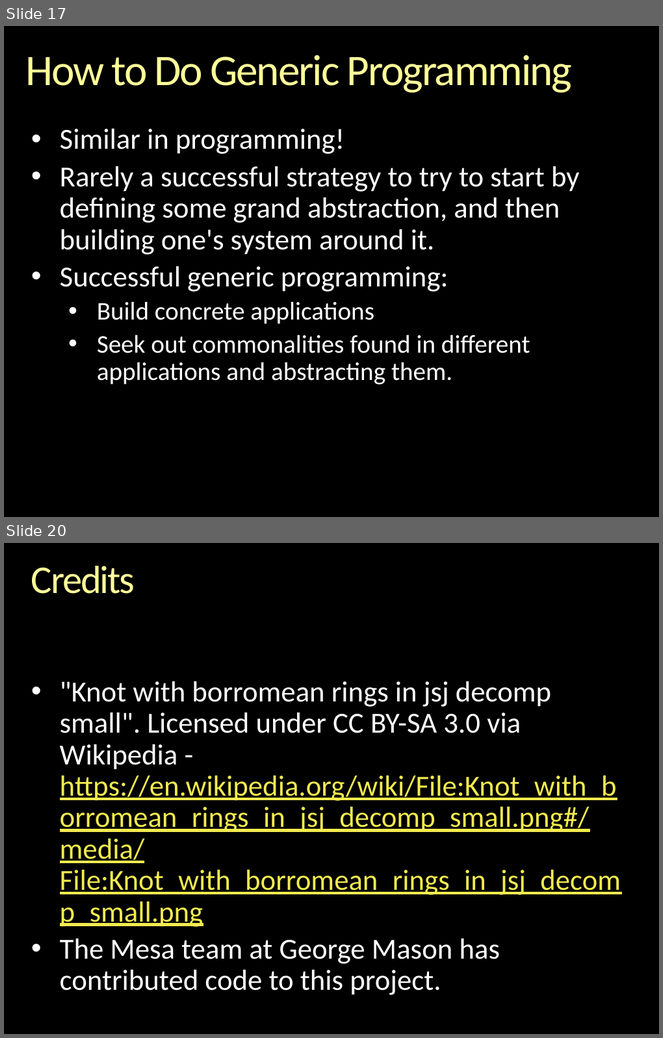
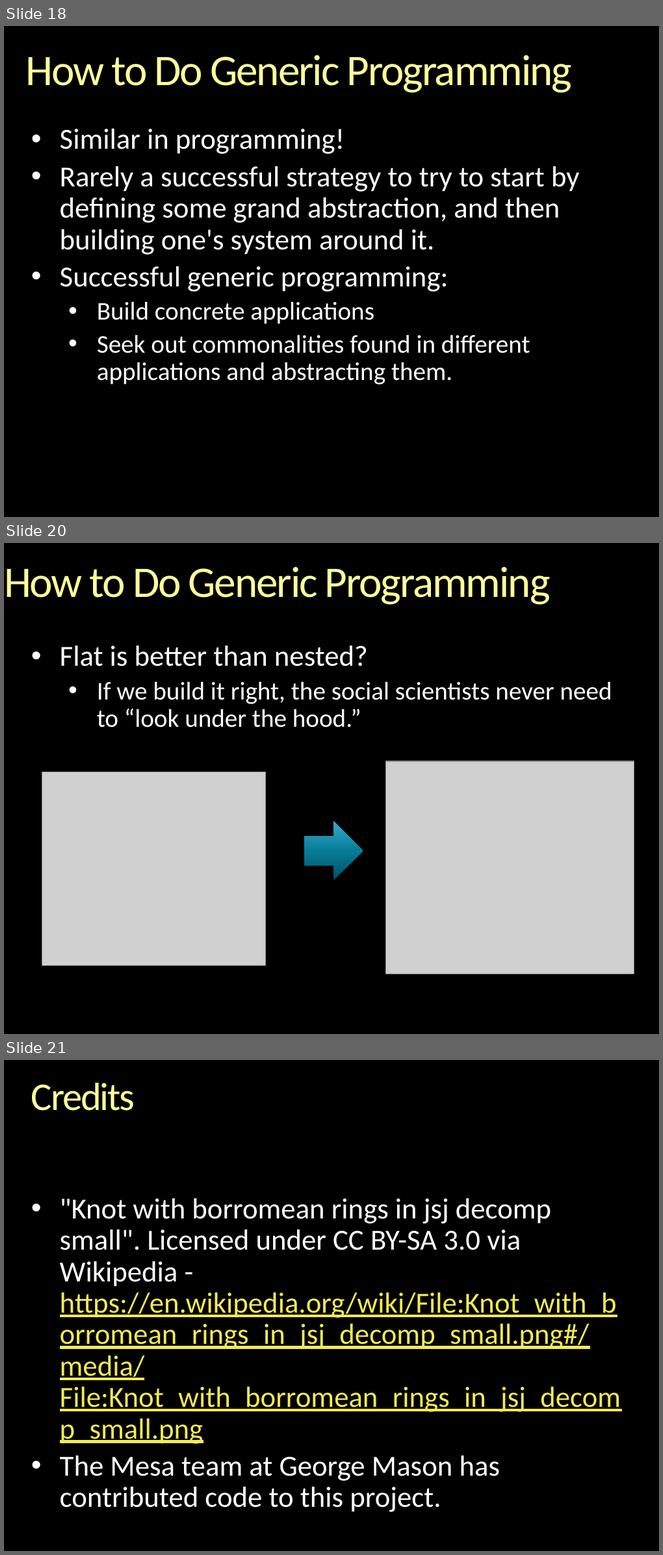
Before and after one commit to gcallah/indras_net, a slide deck: docs/GenericProgrammingAndABM.pptx. Shown one above the other, each under a label of ours: slides 17 and 20 before the commit, slides 18, 20 and 21 after it; the slides between them are not shown. The pictures are 663x1038 and 663x1555 pixels, drawn with LibreOffice and Linux fonts; fonts in the diff are those of the drawing; grey boxes stand for pictures; background and template pictures are left out. Boxes give left, top, right and bottom in pixels: in the first picture for what was removed or moved away, otherwise in the second. Text is boxed around its words. In the diff, an @@ line names an element or a change of style, - is before the commit and + after.

```diff
--- a/docs/GenericProgrammingAndABM.pptx
+++ b/docs/GenericProgrammingAndABM.pptx
@@ slide 20 added at box(4, 543, 659, 1034), background picture (left out) @@
@@ title added at box(4, 566, 551, 605), 48 pt, text gradient #FFFFB9 to #FFFF99 to #F6AE1E @@
+How to Do Generic Programming
@@ text added at box(60, 646, 612, 728), 28 pt, text #FFFFFF @@
+• Flat is better than nested?
+  • If we build it right, the social scientists never need to “look under the hood.”
@@ picture added at box(42, 772, 265, 966) @@
@@ picture added at box(386, 761, 634, 974) @@
@@ right arrow added at box(304, 821, 363, 880), fill gradient #015062 to #077E99 to #178EAB to #35ADCE @@
@@ what was slide 17 is now slide 18 @@
@@ what was slide 20 is now slide 21 @@
```
Also in this commit, not shown: 4 slides changed, 1 other file.
